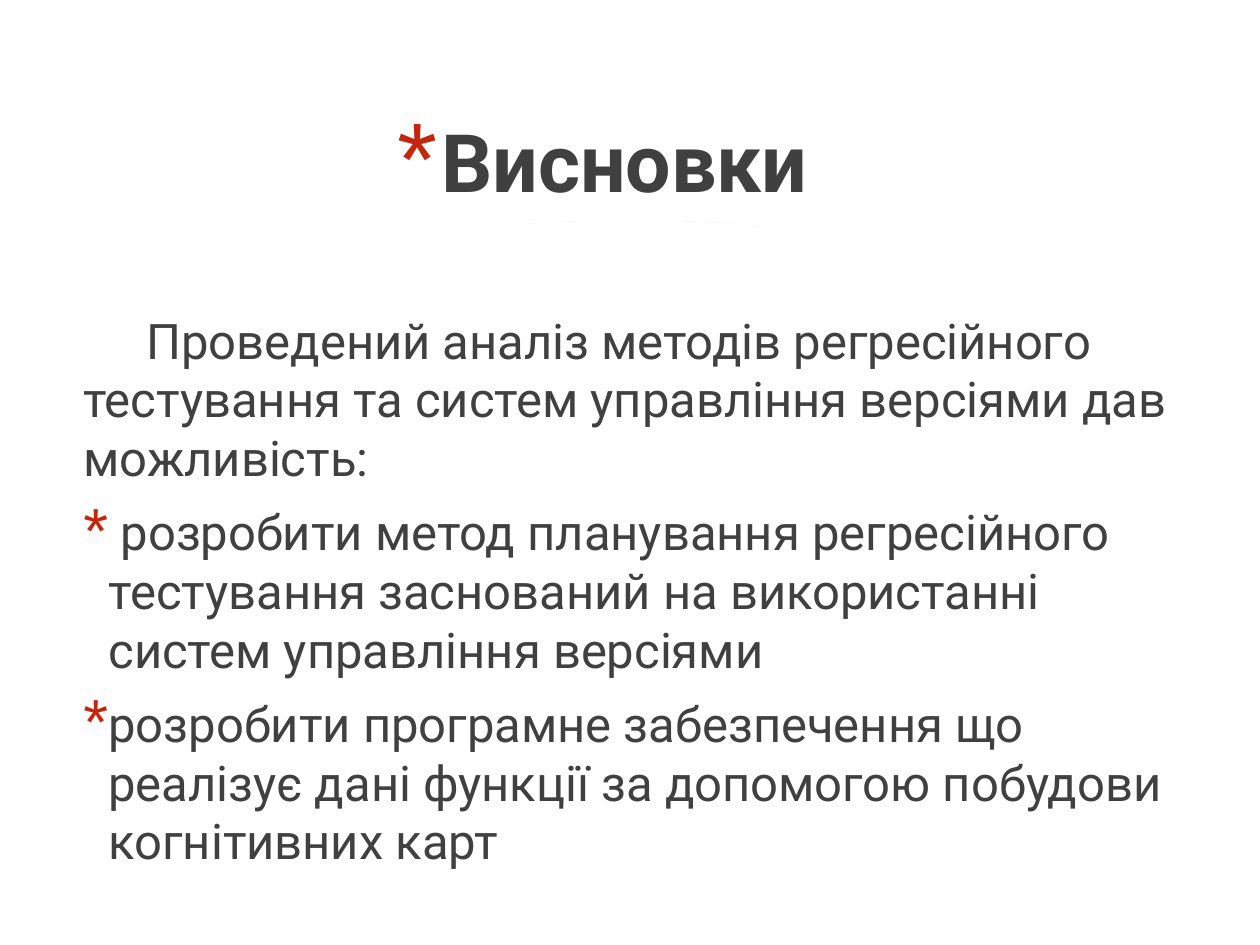
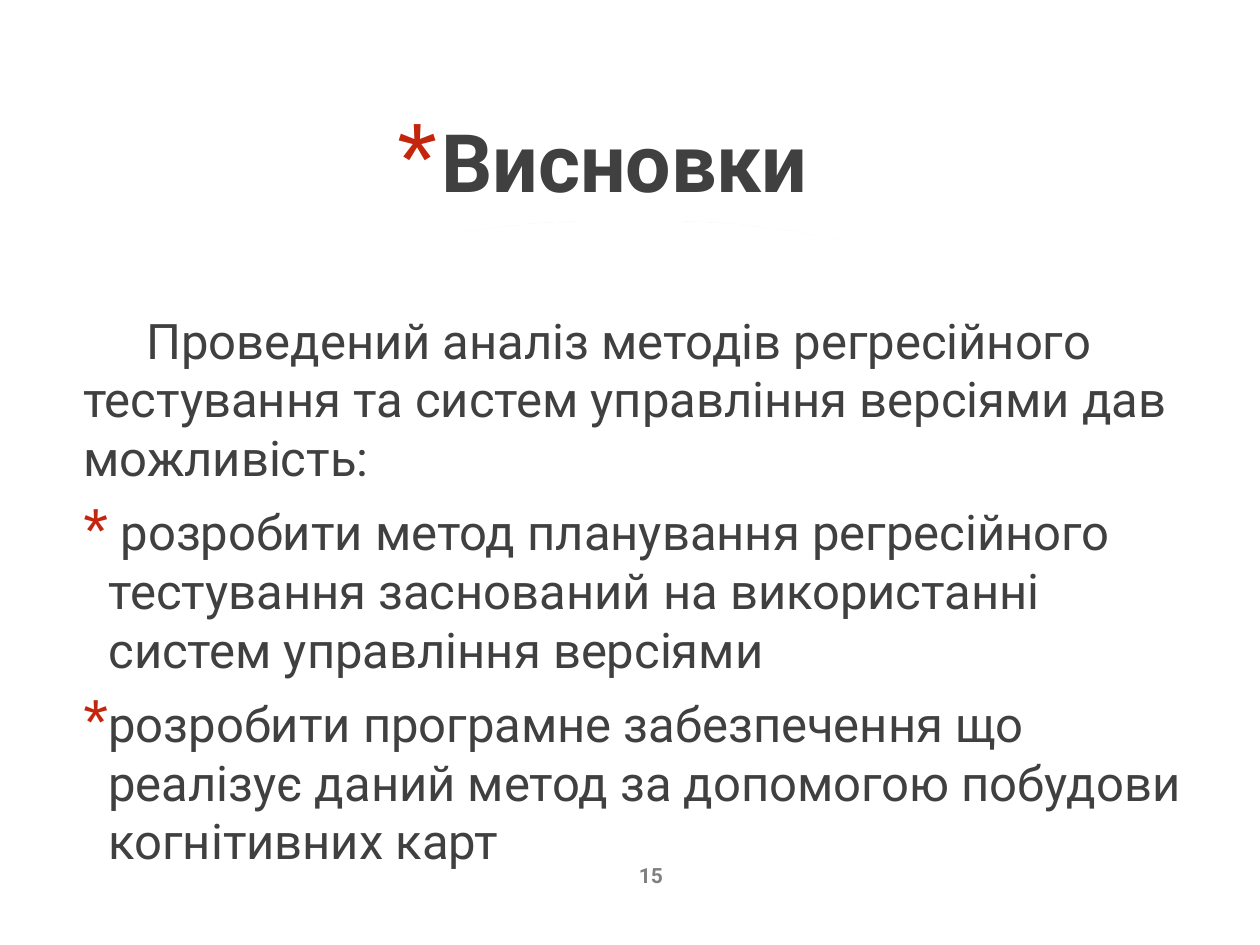
Before and after one commit to asdanilenk/Bakalavr, a slide deck: slide 15 of Diplom.pptx. Drawn at 1260x945 pixels with LibreOffice and Linux fonts; fonts in the diff are those of the drawing. Boxes give left, top, right and bottom in pixels: in the first picture for what was removed or moved away, otherwise in the second. Text is boxed around its words. In the diff, an @@ line names an element or a change of style, - is before the commit and + after.

```diff
--- a/Diplom.pptx
+++ b/Diplom.pptx
@@ text at <box>109,705,1181,869</box>: text changed @@
-* розробити програмне забезпечення що реалізує дані функції за допомогою побудови когнітивних карт
+* розробити програмне забезпечення що реалізує даний метод за допомогою побудови когнітивних карт
@@ page number added at <box>639,868,663,883</box>, 12 pt, text #808080, bold @@
+15
```
Also in this commit, not shown: 15 other slides changed, 1 other file.
